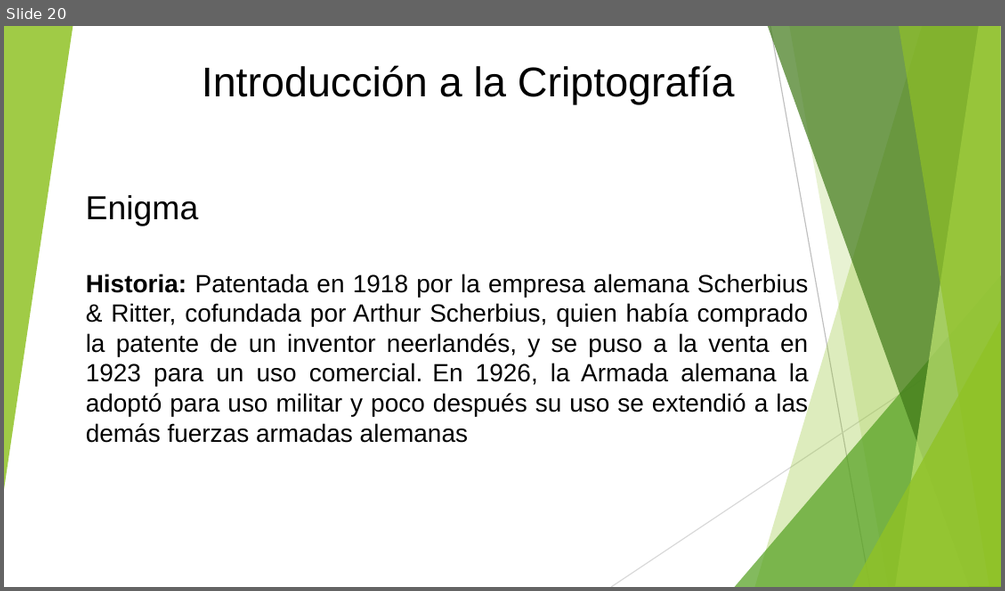
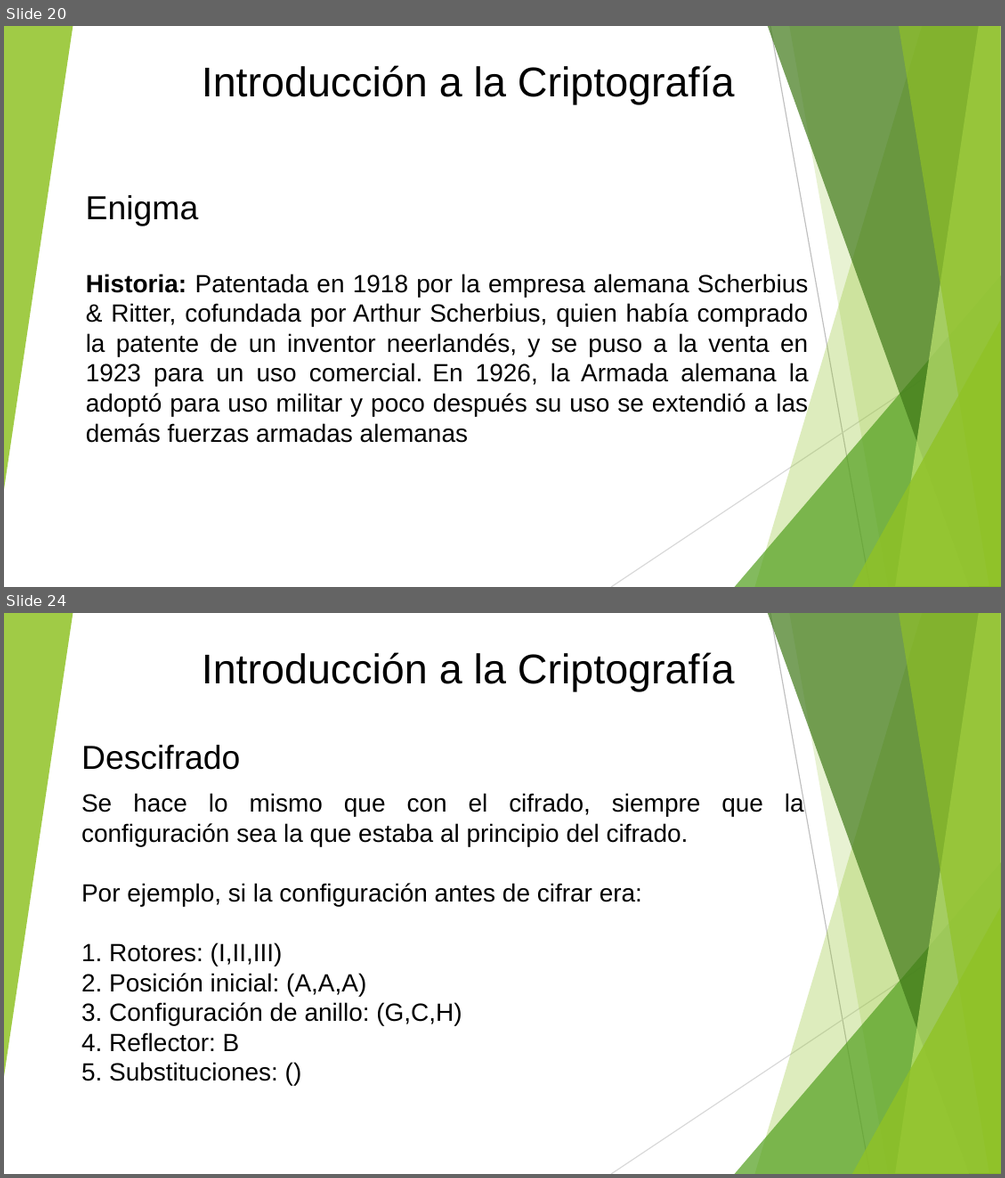
Before and after one commit to johaning91/criptografia, a slide deck: Presentacion.pptx. Shown one above the other, each under a label of ours: slide 20 before the commit, slides 20 and 24 after it; the slides between them are not shown. The pictures are 1005x591 and 1005x1178 pixels, drawn with LibreOffice and Linux fonts; fonts in the diff are those of the drawing. Boxes give left, top, right and bottom in pixels: in the first picture for what was removed or moved away, otherwise in the second. Text is boxed around its words. In the diff, an @@ line names an element or a change of style, - is before the commit and + after.

```diff
--- a/Presentacion.pptx
+++ b/Presentacion.pptx
@@ slide 24 added at (4,613,1001,1174), background #FFFFFF; not listed: 10 template elements that a slide beside it also shows @@
@@ text added at (202,652,735,691), 30 pt, text #000000 @@
+Introducción a la Criptografía
@@ text added at (81,745,240,770), 24 pt, text #000000 @@
+Descifrado
@@ text added at (81,792,804,1081), 18 pt, text #000000 @@
+Se hace lo mismo que con el cifrado, siempre que la configuración sea la que estaba al principio del cifrado.
+Por ejemplo, si la configuración antes de cifrar era:
+1. Rotores: (I,II,III)
+2. Posición inicial: (A,A,A)
+3. Configuración de anillo: (G,C,H)
+4. Reflector: B
+5. Substituciones: ()
```
Also in this commit, not shown: 1 slide changed, 4 other slides added, 1 slide removed.
